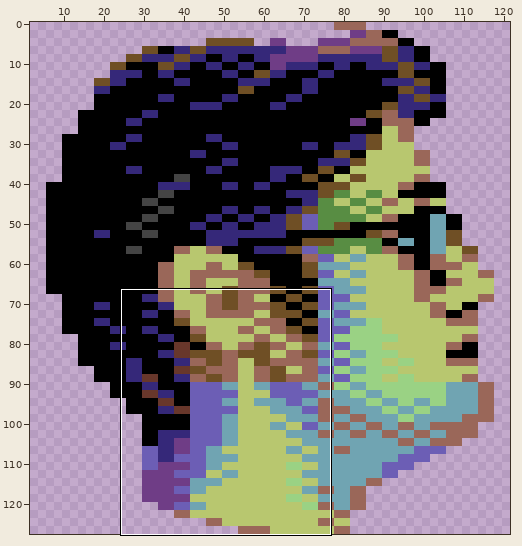
Sprite sheet -- img/jarkko_c64.png. Above, an overview of the earlier version with the close-up marked.
Close-up. Before the commit:
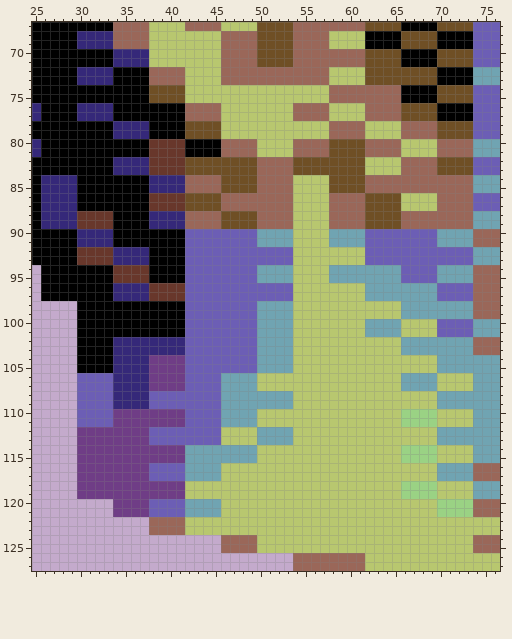
The file is 128x128 pixels. Shown: x 25..76, y 67..127. The wide view leaves out empty margins. The commit also changed other parts of the picture, which this record leaves out.
After the commit:
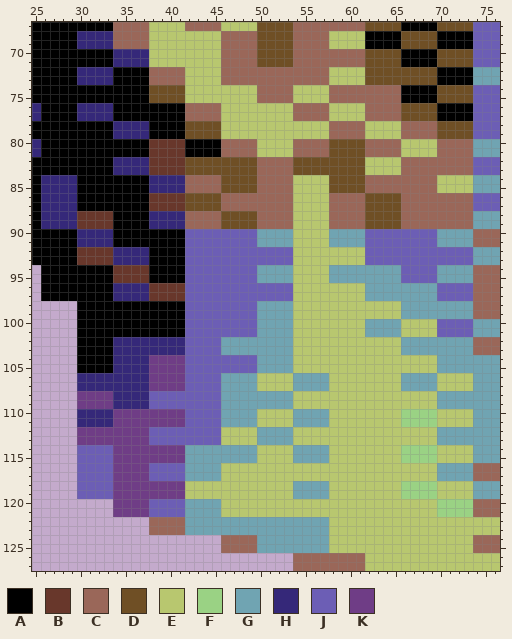
Palette (. is transparent): A #000000  B #68372b  C #9a6759  D #6f4f25  E #b8c76f  F #9ad284  G #70a4b2  H #352879  J #6c5eb5  K #6f3d86
Change:
y 74..75: x 50..53 EEEE -> CCCC
y 82..83: x 70..73 DDDD -> CCCC
y 84..85: x 70..73 CCCC -> EEEE
y 86..87: x 66..69 EEEE -> CCCC
y 102..103: x 46..49 JJJJ -> GGGG
y 106..107: x 30..33 JJJJ -> HHHH; x 54..57 EEEE -> GGGG
y 108..109: x 30..33 JJJJ -> KKKK
y 110..111: x 30..33 JJJJ -> HHHH; x 54..57 EEEE -> GGGG
y 114..115: x 30..33 KKKK -> JJJJ; x 54..57 EEEE -> GGGG
y 116..117: x 30..33 KKKK -> JJJJ
y 118..119: x 30..33 KKKK -> JJJJ; x 54..57 EEEE -> GGGG
y 122..123: x 42..57 EEEEEEEEEEEEEEEE -> GGGGGGGGGGGGGGGG
y 124..125: x 50..57 EEEEEEEE -> GGGGGGGG
